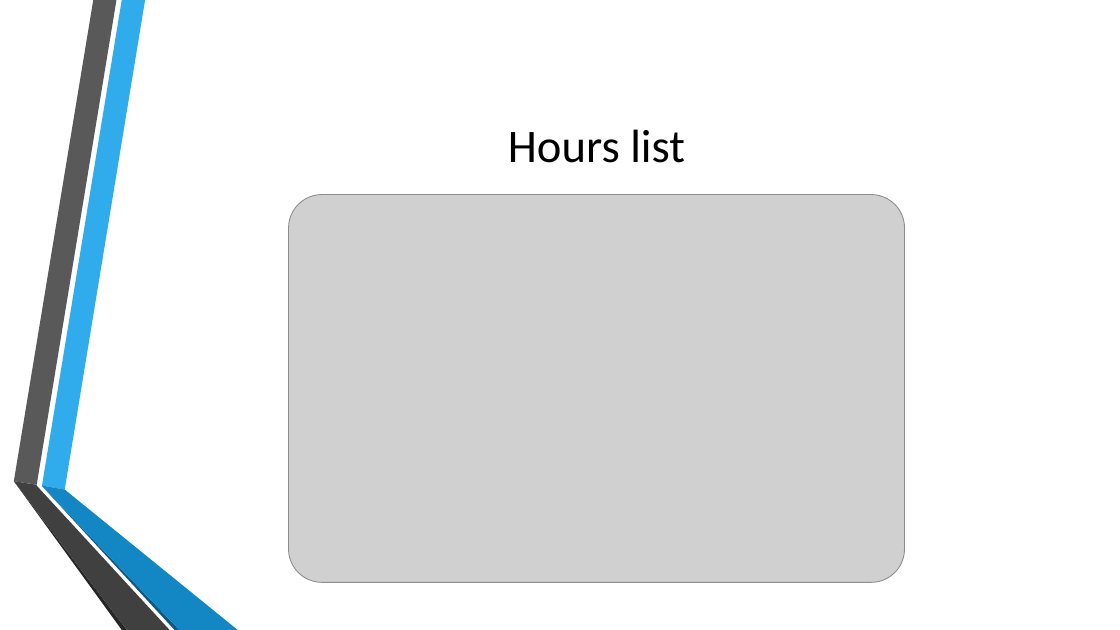
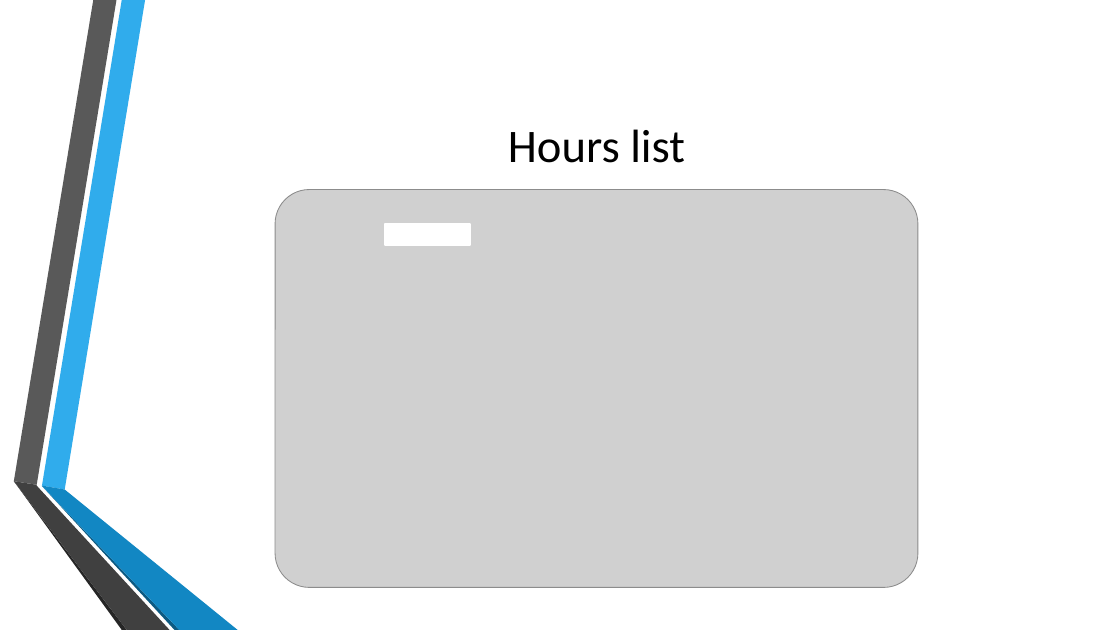
Before and after one commit to pgrutsch/tuwien_ss14_workflow_10, a slide deck: slide 5 of docs/MR2.pptx. Drawn at 1120x630 pixels with LibreOffice and Linux fonts; fonts in the diff are those of the drawing; grey boxes stand for pictures; background and template pictures are left out. Boxes give left, top, right and bottom in pixels: in the first picture for what was removed or moved away, otherwise in the second. Text is boxed around its words. In the diff, an @@ line names an element or a change of style, - is before the commit and + after.

```diff
--- a/docs/MR2.pptx
+++ b/docs/MR2.pptx
@@ picture: place and size @@
-picture at (288,195,904,583)
+picture at (276,190,918,588)
@@ rectangle added at (385,224,470,245), fill #FFFFFF, outline #FFFFFF 1.25 pt @@
```
Also in this commit, not shown: 1 other slide changed, 1 slide added, 1 slide removed.
